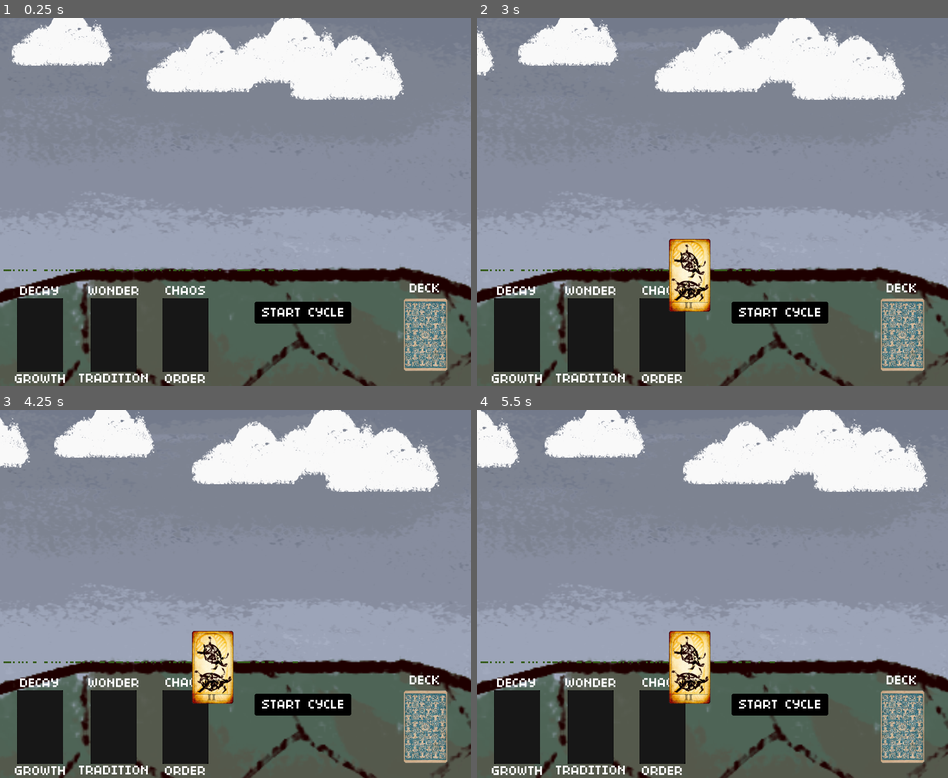
Above: before the commit, frames 1-4 (two rows, left to right).
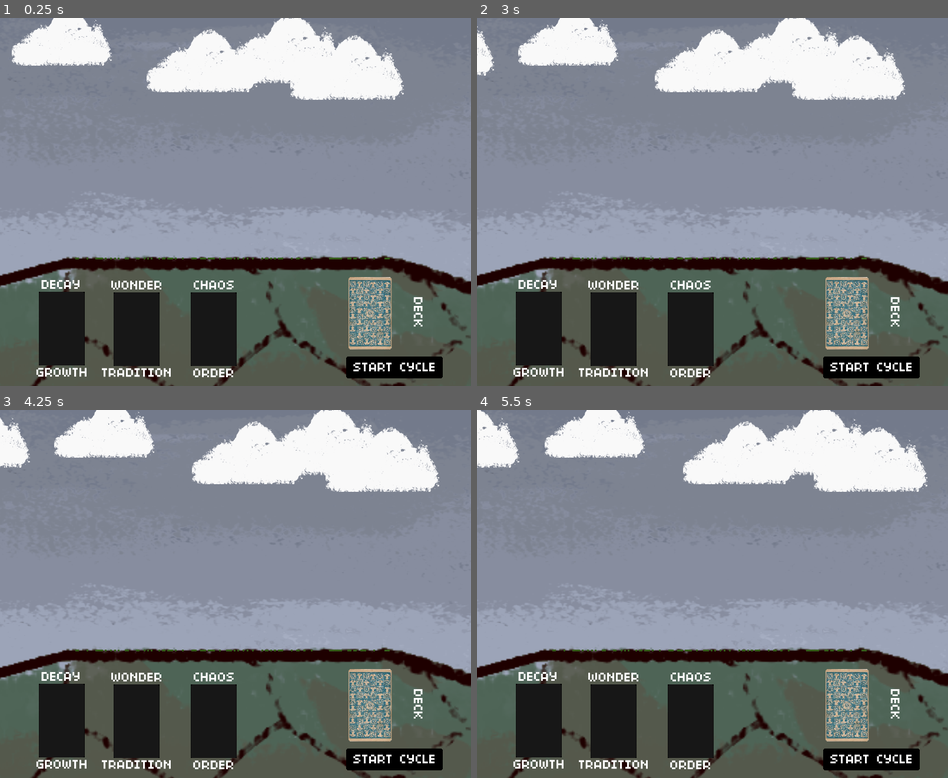
Above: after the commit, the same moments.

Repository: simonmnash/BGS13
Game: Godot game, scene res://Board.tscn
Two runs of this game, one before a commit and one after it. Both use one fixed random seed, a clock stepped at 60 frames per second and the inputs below.
Inputs (mouse positions are in pixels of both pictures, inside the frame that each line leads up to):
- Up to frame 1 (0.25 s): no input
- Up to frame 2 (3 s): move the mouse to (900, 334) at 0.52 s; click (900, 334) at 0.67 s; move the mouse to (778, 312) at 1.27 s; click (778, 312) at 1.42 s; move the mouse to (900, 334) at 2.02 s; click (900, 334) at 2.17 s; move the mouse to (688, 275) at 2.77 s; click (688, 275) at 2.92 s
- Up to frame 3 (4.25 s): move the mouse to (376, 649) at 3.52 s; click (376, 649) at 3.67 s
- Up to frame 4 (5.5 s): move the mouse to (571, 538) at 4.27 s; click (571, 538) at 4.42 s; move the mouse to (736, 594) at 5.02 s; click (736, 594) at 5.17 s

The runs differ from the first frame. In frame 1, 21% of the frame differs, in the area x 0-100%, y 64-100%; in frame 2, 22%, in the area x 0-100%, y 60-100%; in frame 3, 22%; in frame 4, 22%.

Commit message:
Board fix

Diff:
--- a/Board.tscn
+++ b/Board.tscn
@@ -1,10 +1,10 @@
 [gd_scene load_steps=24 format=2]
 
 [ext_resource path="res://Board.gd" type="Script" id=1]
-[ext_resource path="res://Deck.tscn" type="PackedScene" id=2]
-[ext_resource path="res://deck_ui/deck.png" type="Texture" id=3]
-[ext_resource path="res://StartCycleButton.gd" type="Script" id=4]
-[ext_resource path="res://deck_ui/start-cycle-btn.png" type="Texture" id=5]
+[ext_resource path="res://StartCycleButton.gd" type="Script" id=2]
+[ext_resource path="res://deck_ui/start-cycle-btn.png" type="Texture" id=3]
+[ext_resource path="res://deck_ui/deck.png" type="Texture" id=4]
+[ext_resource path="res://Deck.tscn" type="PackedScene" id=5]
 [ext_resource path="res://Slot.tscn" type="PackedScene" id=6]
 [ext_resource path="res://deck_ui/growth.png" type="Texture" id=7]
 [ext_resource path="res://deck_ui/decay.png" type="Texture" id=8]
@@ -17,8 +17,8 @@
 [ext_resource path="res://audio/putdown.wav" type="AudioStream" id=15]
 [ext_resource path="res://audio/cell-sound.wav" type="AudioStream" id=16]
 [ext_resource path="res://audio/minusThree.wav" type="AudioStream" id=17]
-[ext_resource path="res://TurtleCity.tscn" type="PackedScene" id=18]
-[ext_resource path="res://assets/the-turtle.png" type="Texture" id=19]
+[ext_resource path="res://assets/the-turtle.png" type="Texture" id=18]
+[ext_resource path="res://TurtleCity.tscn" type="PackedScene" id=19]
 [ext_resource path="res://Clouds.tscn" type="PackedScene" id=20]
 [ext_resource path="res://assets/sky.png" type="Texture" id=21]
 [ext_resource path="res://Timer.gd" type="Script" id=22]
@@ -34,20 +34,9 @@
 script = ExtResource( 1 )
 _sections_unfolded = [ "Transform" ]
 
-[node name="Deck" parent="." index="0" instance=ExtResource( 2 )]
-
-position = Vector2( 412.364, 389.109 )
-
-[node name="deck" type="Sprite" parent="Deck" index="2"]
-
-position = Vector2( 0.81488, -103.528 )
-scale = Vector2( 0.5, 0.5 )
-texture = ExtResource( 3 )
-_sections_unfolded = [ "Transform" ]
-
-[node name="StartCycleButton" type="Area2D" parent="Deck" index="3"]
-
-position = Vector2( -265.364, -49.109 )
+[node name="StartCycleButton" type="Area2D" parent="." index="0"]
+
+position = Vector2( 345.969, 459.08 )
 input_pickable = true
 gravity_vec = Vector2( 0, 1 )
 gravity = 98.0
@@ -55,25 +44,41 @@
 angular_damp = 1.0
 audio_bus_override = false
 audio_bus_name = "Master"
-script = ExtResource( 4 )
-_sections_unfolded = [ "Transform" ]
-
-[node name="start cycle" type="Sprite" parent="Deck/StartCycleButton" index="0"]
-
-scale = Vector2( 0.5, 0.5 )
-texture = ExtResource( 5 )
+script = ExtResource( 2 )
+_sections_unfolded = [ "Transform" ]
+__meta__ = {
+"_edit_group_": true
+}
+
+[node name="start cycle" type="Sprite" parent="StartCycleButton" index="0"]
+
+scale = Vector2( 0.5, 0.5 )
+texture = ExtResource( 3 )
 _sections_unfolded = [ "Transform", "Visibility" ]
 
-[node name="CollisionShape2D" type="CollisionShape2D" parent="Deck/StartCycleButton" index="1"]
-
+[node name="CollisionShape2D" type="CollisionShape2D" parent="StartCycleButton" index="1"]
+
+position = Vector2( 1.50732, 1.50739 )
 shape = SubResource( 1 )
 
-[node name="GrowthDecaySlot" parent="." index="1" groups=[
+[node name="deck" type="Sprite" parent="." index="1"]
+
+position = Vector2( 398.319, 341.689 )
+rotation = 1.5708
+scale = Vector2( 0.5, 0.5 )
+texture = ExtResource( 4 )
+_sections_unfolded = [ "Transform" ]
+
+[node name="Deck" parent="." index="2" instance=ExtResource( 5 )]
+
+position = Vector2( 291.777, 342.381 )
+
+[node name="GrowthDecaySlot" parent="." index="3" groups=[
 "Slot",
 ] instance=ExtResource( 6 )]
 
 editor/display_folded = true
-position = Vector2( -424.327, 389.109 )
+position = Vector2( -377.599, 375.543 )
 z_index = -10
 _sections_unfolded = [ "Transform", "Z Index" ]
 
@@ -91,12 +96,12 @@
 texture = ExtResource( 8 )
 _sections_unfolded = [ "Transform" ]
 
-[node name="WonderTraditionSlot" parent="." index="2" groups=[
+[node name="WonderTraditionSlot" parent="." index="4" groups=[
 "Slot",
 ] instance=ExtResource( 6 )]
 
 editor/display_folded = true
-position = Vector2( -264.719, 389.109 )
+position = Vector2( -214.977, 377.05 )
 z_index = -10
 _sections_unfolded = [ "Transform", "Z Index" ]
 
@@ -114,12 +119,12 @@
 texture = ExtResource( 10 )
 _sections_unfolded = [ "Transform" ]
 
-[node name="OrderChaosSlot" parent="." index="3" groups=[
+[node name="OrderChaosSlot" parent="." index="5" groups=[
 "Slot",
 ] instance=ExtResource( 6 )]
 
 editor/display_folded = true
-position = Vector2( -108.906, 389.109 )
+position = Vector2( -47.1049, 377.05 )
 z_index = -10
 _sections_unfolded = [ "Transform", "Z Index" ]
 
@@ -137,7 +142,7 @@
 texture = ExtResource( 12 )
 _sections_unfolded = [ "Transform" ]
 
-[node name="AudioHandler" type="Node" parent="." index="4"]
+[node name="AudioHandler" type="Node" parent="." index="6"]
 
 editor/display_folded = true
 script = ExtResource( 13 )
@@ -179,25 +184,25 @@
 bus = "AmbienceBus"
 _sections_unfolded = [ "Cell", "Transform" ]
 
-[node name="TurtleCity" parent="." index="5" instance=ExtResource( 18 )]
-
-position = Vector2( 0, 250 )
-rotation = 3.14159
-tile_data = PoolIntArray( 786451, 1, 0, 983006, 1, 0 )
-_sections_unfolded = [ "Cell", "Transform" ]
-
-[node name="the-turtle" type="Sprite" parent="TurtleCity" index="0"]
-
-position = Vector2( -239, -134.001 )
-rotation = 3.14159
+[node name="the-turtle" type="Sprite" parent="." index="7"]
+
+position = Vector2( 200, 359.001 )
+rotation = -5.07036e-06
 scale = Vector2( 3.1, 3.1 )
 z_index = -100
-texture = ExtResource( 19 )
-_sections_unfolded = [ "Transform", "Z Index" ]
-
-[node name="Clouds" parent="." index="6" instance=ExtResource( 20 )]
-
-[node name="SkyBG" type="Sprite" parent="." index="7"]
+texture = ExtResource( 18 )
+_sections_unfolded = [ "Transform", "Z Index" ]
+
+[node name="TurtleCity" parent="." index="8" instance=ExtResource( 19 )]
+
+position = Vector2( 200, 225 )
+rotation = 3.14159
+tile_data = PoolIntArray( -2031666, 1, 0, 786451, 1, 0, 983006, 1, 0 )
+_sections_unfolded = [ "Cell", "Transform" ]
+
+[node name="Clouds" parent="." index="9" instance=ExtResource( 20 )]
+
+[node name="SkyBG" type="Sprite" parent="." index="10"]
 
 position = Vector2( 9.00003, 53 )
 scale = Vector2( 2, 1.2 )
@@ -206,7 +211,7 @@
 texture = ExtResource( 21 )
 _sections_unfolded = [ "Transform", "Z Index" ]
 
-[node name="Timer" type="Timer" parent="." index="8"]
+[node name="Timer" type="Timer" parent="." index="11"]
 
 process_mode = 1
 wait_time = 1.0
@@ -216,8 +221,8 @@
 
 [connection signal="stop_growth" from="." to="Timer" method="_on_Board_stop_growth"]
 
-[connection signal="start_growth" from="Deck/StartCycleButton" to="." method="_on_StartCycleButton_start_growth"]
-
-[connection signal="start_growth" from="Deck/StartCycleButton" to="Timer" method="_on_StartCycleButton_start_growth"]
+[connection signal="start_growth" from="StartCycleButton" to="." method="_on_StartCycleButton_start_growth"]
+
+[connection signal="start_growth" from="StartCycleButton" to="Timer" method="_on_StartCycleButton_start_growth"]
 
 [connection signal="timeout" from="Timer" to="." method="_on_Timer_timeout"]
